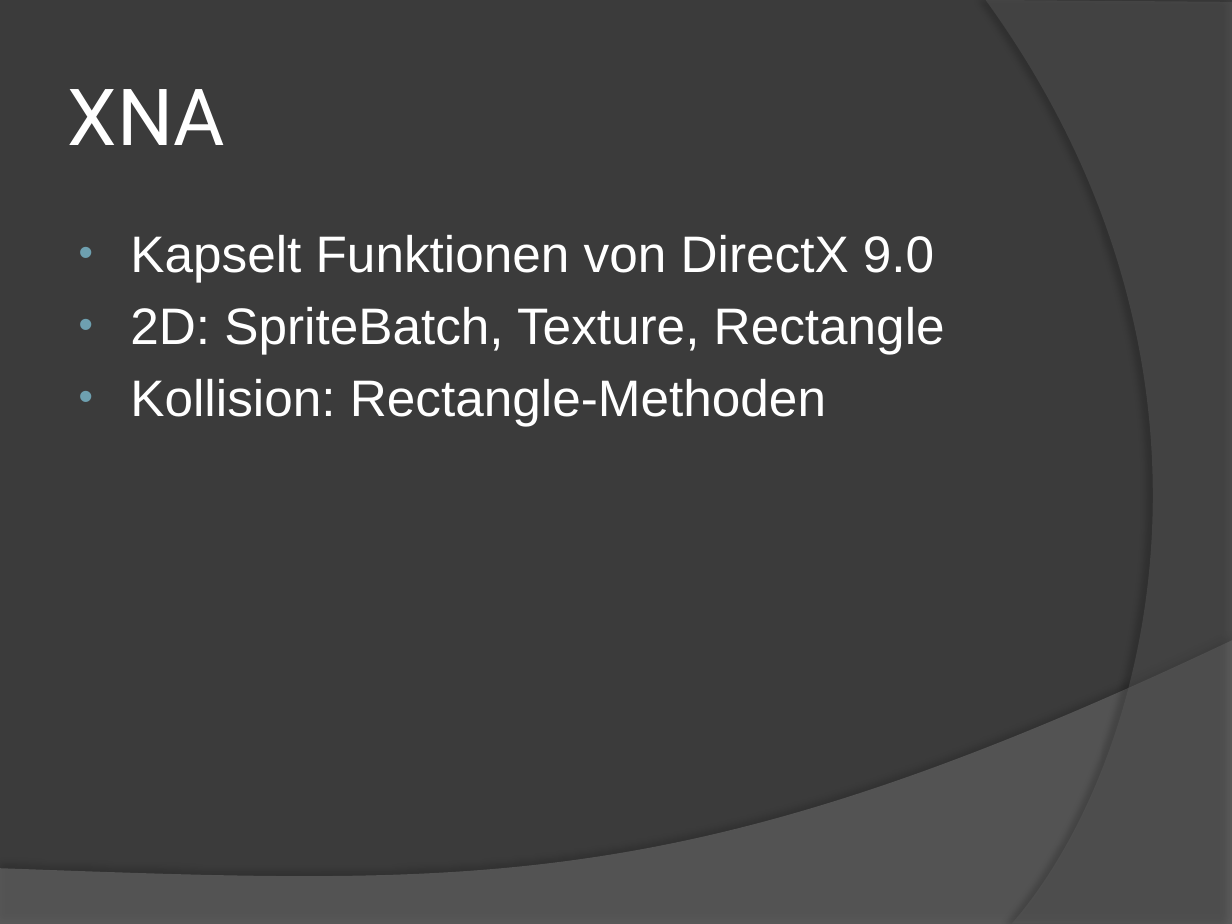
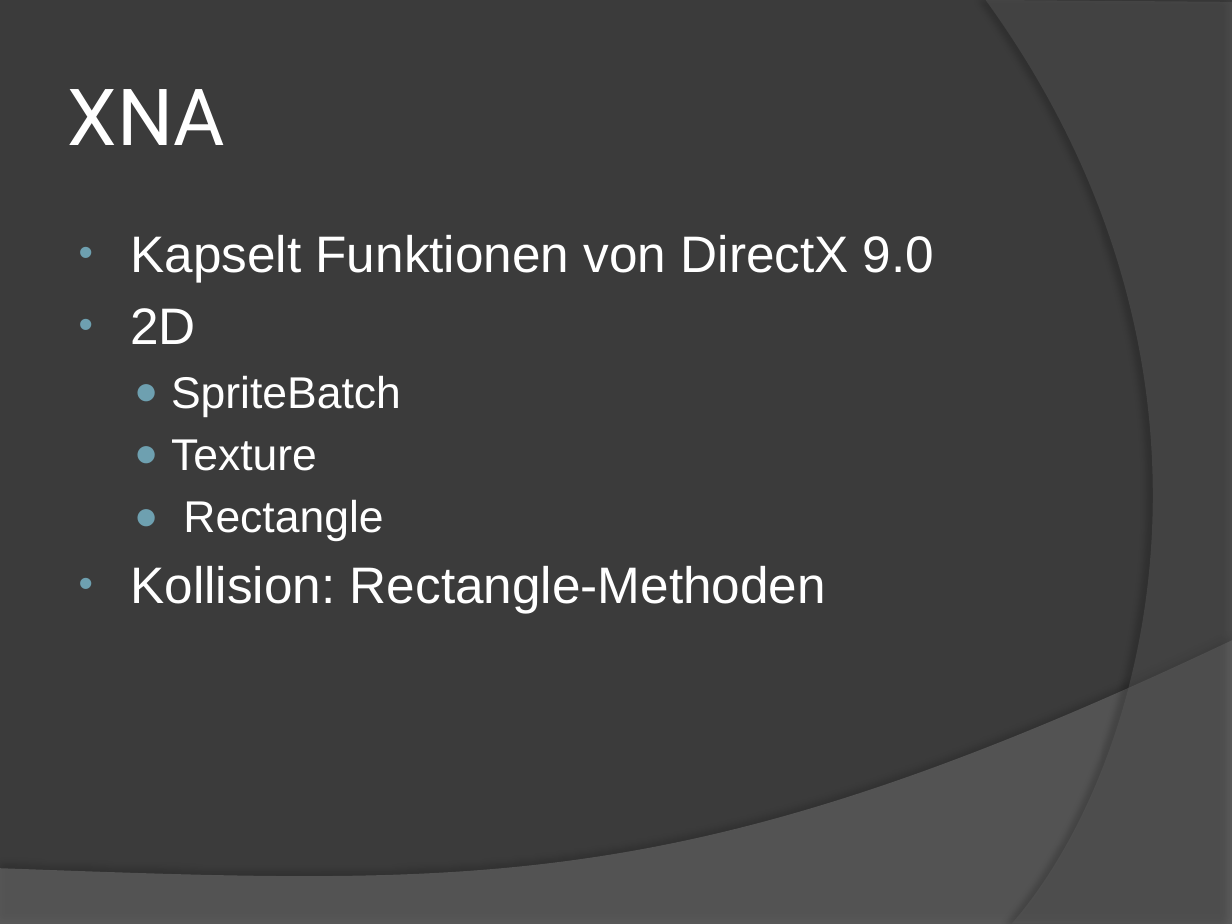
Before and after one commit to LukeSkywalker44/Jump_Run, a slide deck: slide 4 of Präsentation/Jump And Run.pptx. Drawn at 1232x924 pixels with LibreOffice and Linux fonts; fonts in the diff are those of the drawing. Boxes give left, top, right and bottom in pixels: in the first picture for what was removed or moved away, otherwise in the second. Text is boxed around its words. In the diff, an @@ line names an element or a change of style, - is before the commit and + after.

```diff
--- a/Präsentation/Jump And Run.pptx
+++ b/Präsentation/Jump And Run.pptx
@@ text at <box>130,308,401,541</box>: text changed; size 30 to 26 pt @@
-• 2D: SpriteBatch, Texture, Rectangle
+• 2D
+  ● SpriteBatch
+  ● Texture
+  ● Rectangle
```
Also in this commit, not shown: 4 other slides changed.
